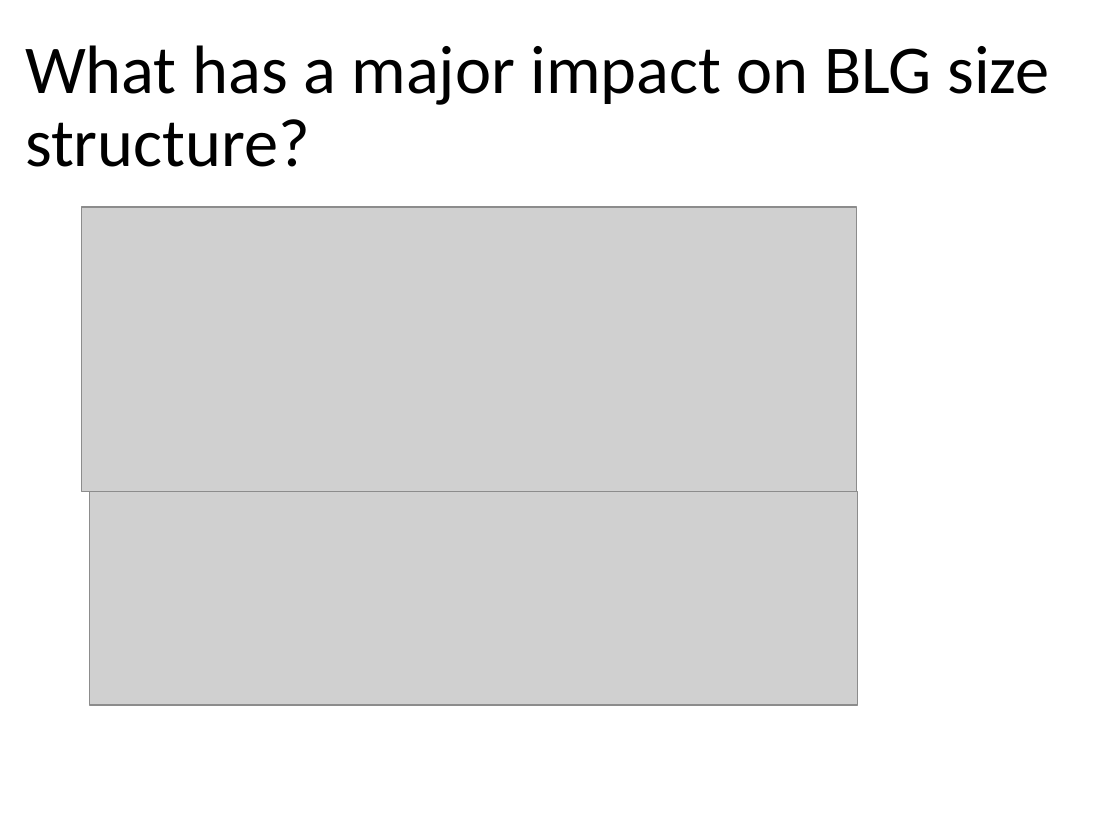
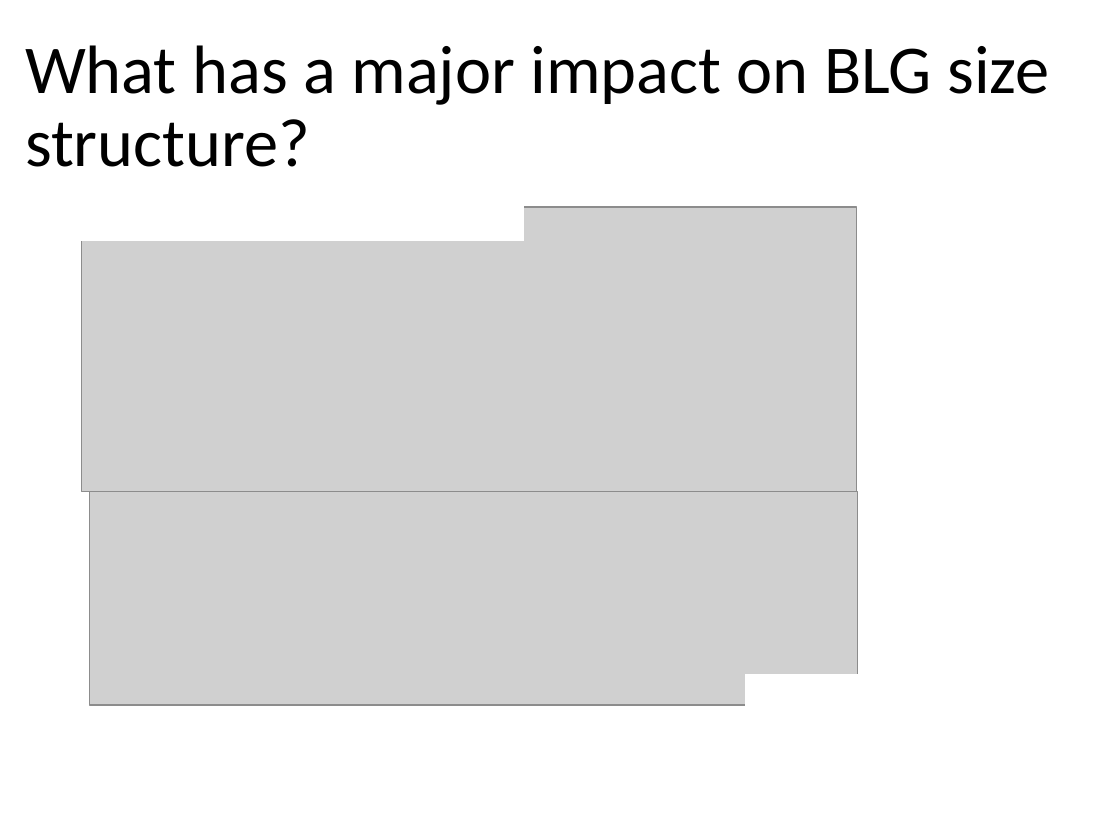
Before and after one commit to droglenc/NCNRS349, a slide deck: slide 2 of modules/MgmntBagLimits/READING_Rypel_2015.pptx. Drawn at 1120x840 pixels with LibreOffice and Linux fonts; fonts in the diff are those of the drawing; grey boxes stand for pictures. Boxes give left, top, right and bottom in pixels: in the first picture for what was removed or moved away, otherwise in the second. Text is boxed around its words. In the diff, an @@ line names an element or a change of style, - is before the commit and + after.

```diff
--- a/modules/MgmntBagLimits/READING_Rypel_2015.pptx
+++ b/modules/MgmntBagLimits/READING_Rypel_2015.pptx
@@ rectangle added at <box>82,207,523,241</box>, fill #FFFFFF, outline #FFFFFF 1 pt @@
@@ rectangle added at <box>746,675,866,706</box>, fill #FFFFFF, outline #FFFFFF 1 pt @@
```
Also in this commit, not shown: 1 other slide changed, 3 other files.
